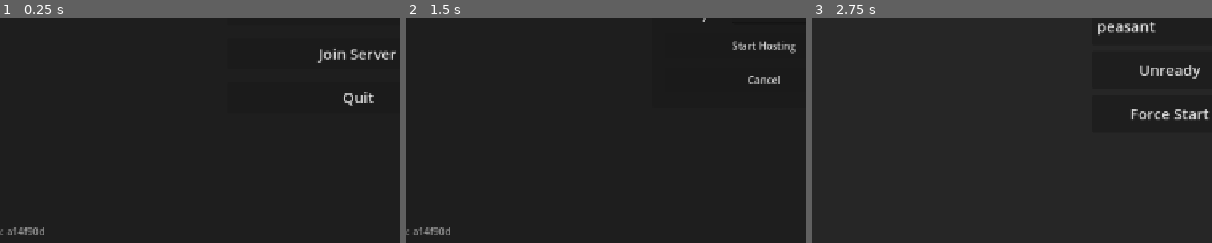
Above: before the commit, frames 1-3 (left to right).
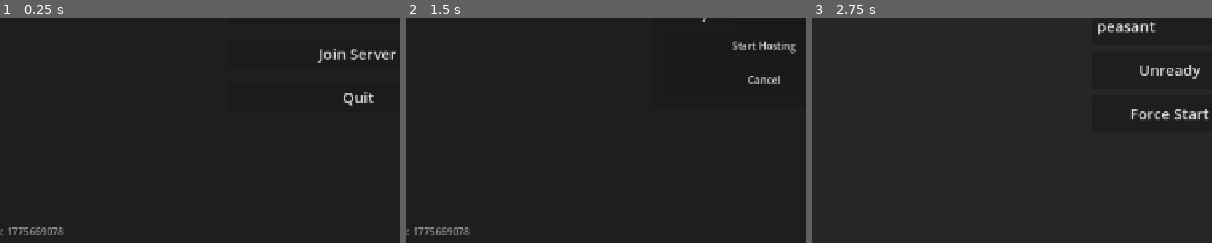
Above: after the commit, the same moments.

Repository: zakanater19/godot-roguetown
Game: Godot game, scene res://scenes/main_menu.tscn
Same seed, same stepped clock (60 frames per second), same inputs: the game is played once before the commit and once after it.
Inputs (mouse positions are % of the whole screen's width and height, from its top left):
- Up to frame 1 (0.25 s): no input
- Up to frame 2 (1.5 s): tap Enter at 0.5 s; move the mouse to (72, 45) at 0.52 s; hold D 0.53-1.25 s; hold Shift 0.53-1.25 s; click (72, 45) at 0.67 s; tap Space at 0.77 s; click "Host Server" at 1.25 s
- Up to frame 3 (2.75 s): click "Start Hosting" at 2 s
The pictures show only the part of the screen within x 5-55%, y 50-100%; the shares and areas given below are measured in that part.

The runs differ from the first frame. In frame 1, 0.3% of the frame differs, in the area x 2-16%, y 92-97%; in frame 2, 0.3%; in frame 3, nothing differs.

Commit message:
out of date clients now automatically reconnect to patched server instead of having to reconnect manually through the server browser

Diff:
--- a/scripts/net/game_version.gd
+++ b/scripts/net/game_version.gd
@@ -3,7 +3,7 @@
 
 ## Keep this for executable/binary level compatibility only. Runtime content,
 ## scenes, scripts, and maps are synced via the server bundle hash below.
-const APP_VERSION: String = "a14f90d"
+const APP_VERSION: String = "1775669078"
 
 ## Directories that still support lightweight resource diffs as a fallback when
 ## talking to older servers. Full bundle sync does not depend on this list.
@@ -307,9 +307,13 @@
 
 func _collect_runtime_file_entries(res_path: String, entry_map: Dictionary) -> void:
 	if res_path.ends_with(".remap"):
+		# Exported clients replace text scenes/scripts with .remap stubs that point
+		# at compiled resources under .godot/exported/. Keep that indirection intact
+		# so restarted outdated clients can boot the downloaded pack as a main pack.
+		_register_runtime_entry(entry_map, res_path, res_path)
 		var remap_target: String = _extract_pack_target_path(res_path)
 		if remap_target != "" and FileAccess.file_exists(remap_target):
-			_register_runtime_entry(entry_map, res_path.trim_suffix(".remap"), remap_target)
+			_register_runtime_entry(entry_map, remap_target, remap_target)
 		return
 
 	_register_runtime_entry(entry_map, res_path, res_path)
--- a/scripts/ui/main_menu.gd
+++ b/scripts/ui/main_menu.gd
@@ -68,14 +68,17 @@
 		return
 	var ip: String = str(parsed.get("ip", ""))
 	var port: int  = int(parsed.get("port", Host.PORT))
+	var pack_path: String = str(parsed.get("pack_path", "")).strip_edges()
 	if ip == "":
 		DirAccess.remove_absolute(path)
 		return
 
-	# Only auto-reconnect immediately after a patch/main-pack restart.
-	# A stale pending_reconnect marker should not force every normal launch
-	# into a reconnect loop just because the downloaded bundle file still exists.
-	if not GameVersion.has_active_content_patch():
+	# Older clients already write a reconnect marker before restarting into the
+	# downloaded pack. Trust that marker when the downloaded pack still exists,
+	# because Godot may consume --main-pack before it reaches OS.get_cmdline_args().
+	var launched_from_patch: bool = GameVersion.has_active_content_patch()
+	var has_downloaded_pack: bool = pack_path != "" and FileAccess.file_exists(pack_path)
+	if not launched_from_patch and not has_downloaded_pack:
 		DirAccess.remove_absolute(path)
 		return
 
